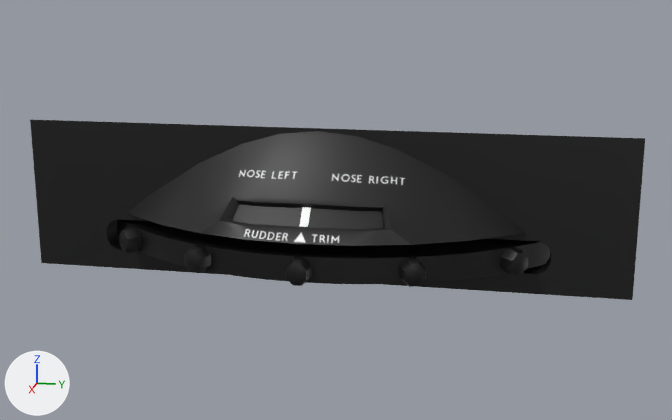
The Blender file Models/Interior/Panel/Controls/trim/rudder-trim.blend: old version first, new version second.
Camera for both pictures: a 50 mm lens placed at (0.268, 0.059, 0.066), pointed at (-0.06, -0.007, -0.016). The axes (+X, +Y, +Z) are drawn at lower left. The lights are the same throughout.

The first picture shows 'Mount', 'TrimWheel'.
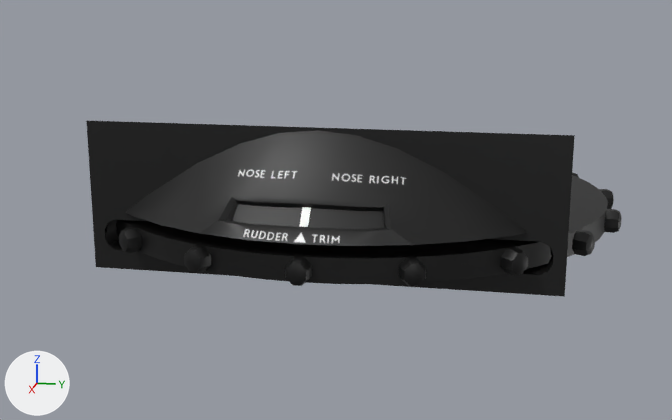
Pixel boxes [x1, y1, x2, y2] of what changed, in the pictures (672 x 420 px; the box of a moved part takes in the faces that stretch with it):
'Mount', reshaped, rescaled (20% narrower)
    before: [30, 120, 645, 300]
    after: [86, 121, 575, 297]
part 1 of me_plane, moved or reshaped
    before: [30, 120, 318, 275]
    after: [86, 121, 318, 276]
part 2 of me_plane, moved or reshaped
    before: [318, 128, 645, 300]
    after: [318, 128, 575, 297]

The change, as a diff of the scene's bpy script:
```diff
--- a/Models/Interior/Panel/Controls/trim/rudder-trim.blend.py
+++ b/Models/Interior/Panel/Controls/trim/rudder-trim.blend.py
@@ me_plane @@
 me_plane.from_pydata(...)  # 93 vertices, 73 faces; spans x -0.018..0.018, y -0.093..0.093, z -0.024..0.024
 # used by ob_mount; location = (0.0075, 0.0, 0.0)
-me_plane.vertices[0].co = (-0.007, -0.093, 0.024)  # pixel (30, 119)
-me_plane.vertices[1].co = (-0.008, -0.093, -0.024)  # pixel (41, 263)
-me_plane.vertices[2].co = (-0.007, 0.093, 0.024)  # pixel (645, 138)
-me_plane.vertices[3].co = (-0.008, 0.093, -0.024)  # pixel (632, 300)
+# me_plane part 1
+me_plane.vertices[0].co = (-0.007, -0.073, 0.024)  # pixel (86, 120)
+me_plane.vertices[1].co = (-0.008, -0.073, -0.024)  # pixel (95, 267)
+# me_plane part 2
+me_plane.vertices[2].co = (-0.007, 0.073, 0.024)  # pixel (574, 135)
+me_plane.vertices[3].co = (-0.008, 0.073, -0.024)  # pixel (564, 296)
 me_plane.materials.append(mat_material)
@@ ob_mount @@
 ob_mount.location = (0.0075, 0.0, 0.0)
+ob_mount.scale = (1.0, 1.01, 1.01)
```
